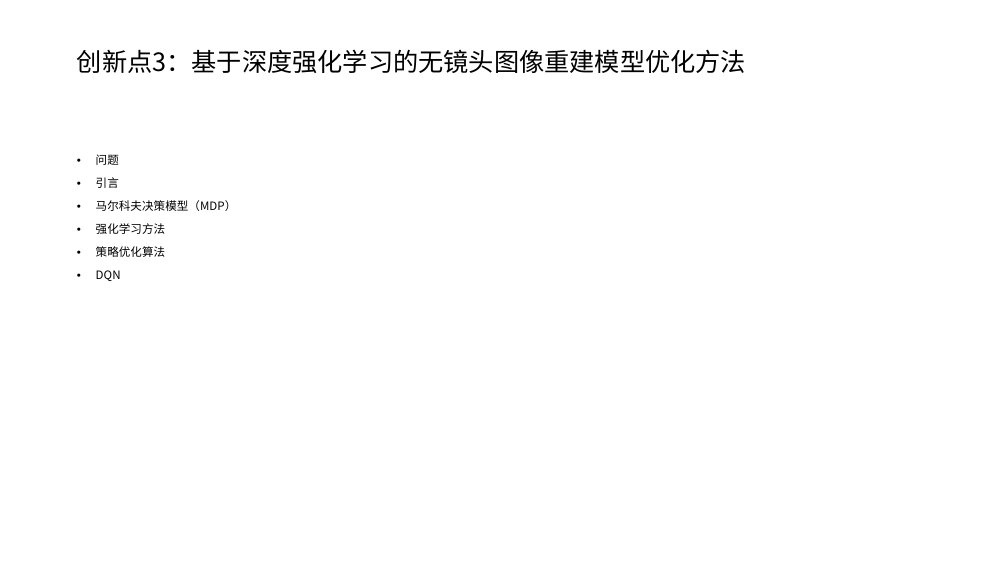
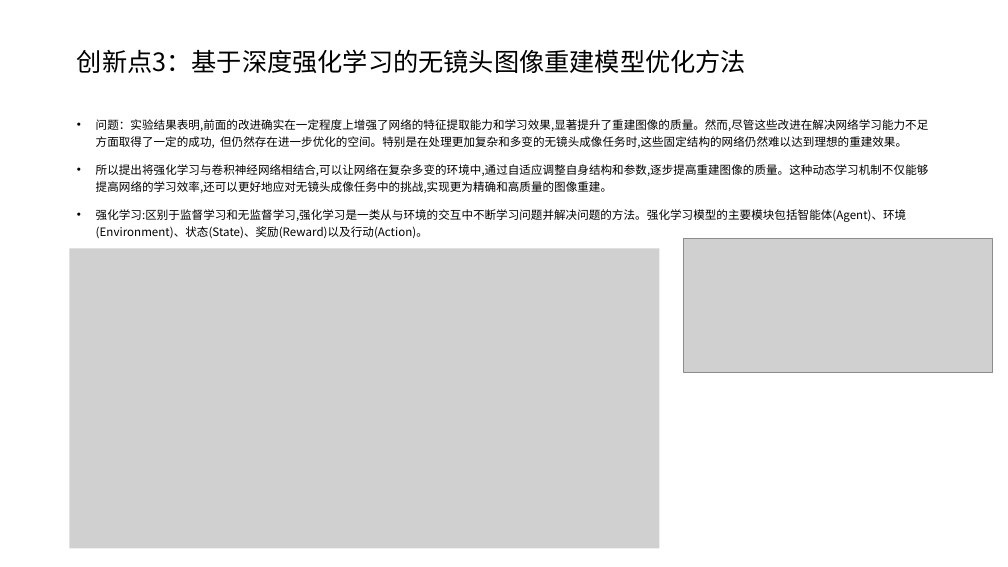
Before and after one commit to saltyfish-orz/group_meeting, a slide deck: slide 8 of 2025.12.22/2025.12.22.pptx (slide 7 before the commit). Drawn at 1008x567 pixels with LibreOffice and Linux fonts; fonts in the diff are those of the drawing; grey boxes stand for pictures. Boxes give left, top, right and bottom in pixels: in the first picture for what was removed or moved away, otherwise in the second. Text is boxed around its words. In the diff, an @@ line names an element or a change of style, - is before the commit and + after.

```diff
--- a/2025.12.22/2025.12.22.pptx
+++ b/2025.12.22/2025.12.22.pptx
@@ text at bbox=[96, 119, 929, 238]: text changed @@
-• 问题
-• 引言
-• 马尔科夫决策模型（MDP）
-• 强化学习方法
-• 策略优化算法
-• DQN
+• 问题：实验结果表明,前面的改进确实在一定程度上增强了网络的特征提取能力和学习效果,显著提升了重建图像的质量。然而,尽管这些改进在解决网络学习能力不足方面取得了一定的成功, 但仍然存在进一步优化的空间。特别是在处理更加复杂和多变的无镜头成像任务时,这些固定结构的网络仍然难以达到理想的重建效果。
+• 所以提出将强化学习与卷积神经网络相结合,可以让网络在复杂多变的环境中,通过自适应调整自身结构和参数,逐步提高重建图像的质量。这种动态学习机制不仅能够提高网络的学习效率,还可以更好地应对无镜头成像任务中的挑战,实现更为精确和高质量的图像重建。
+• 强化学习:区别于监督学习和无监督学习,强化学习是一类从与环境的交互中不断学习问题并解决问题的方法。强化学习模型的主要模块包括智能体(Agent)、环境(Environment)、状态(State)、奖励(Reward)以及行动(Action)。
@@ picture added at bbox=[684, 239, 993, 372] @@
@@ picture added at bbox=[70, 248, 659, 548] @@
```
Also in this commit, not shown: 5 other slides changed, 8 slides added, 4 slides removed.
